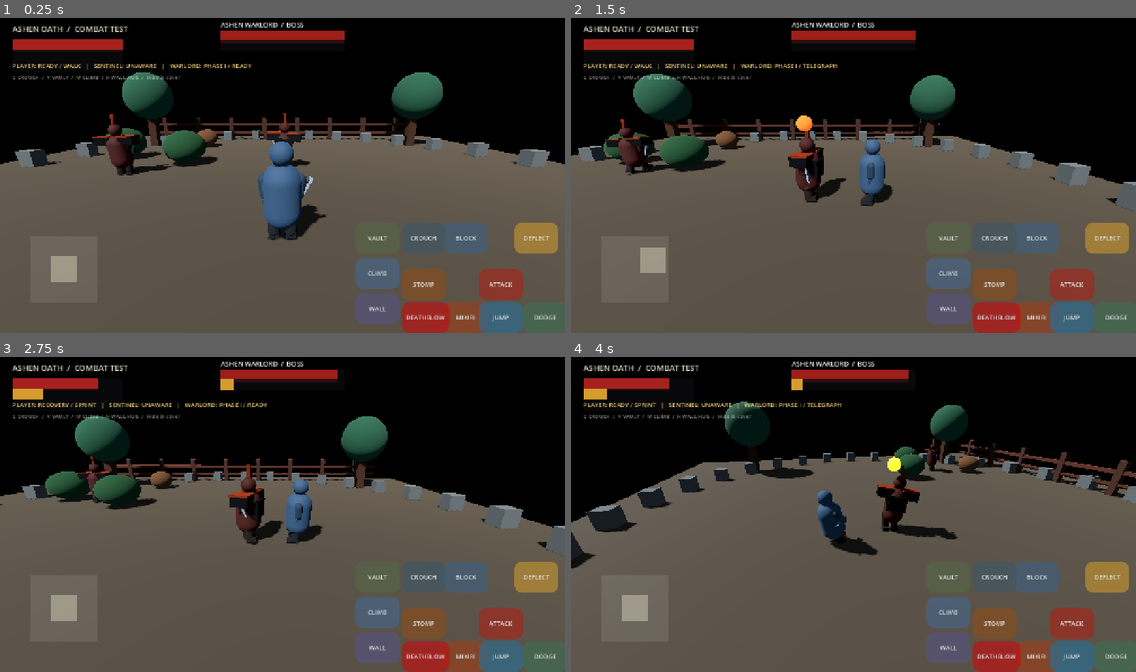
Above: before the commit, frames 1-4 (two rows, left to right).
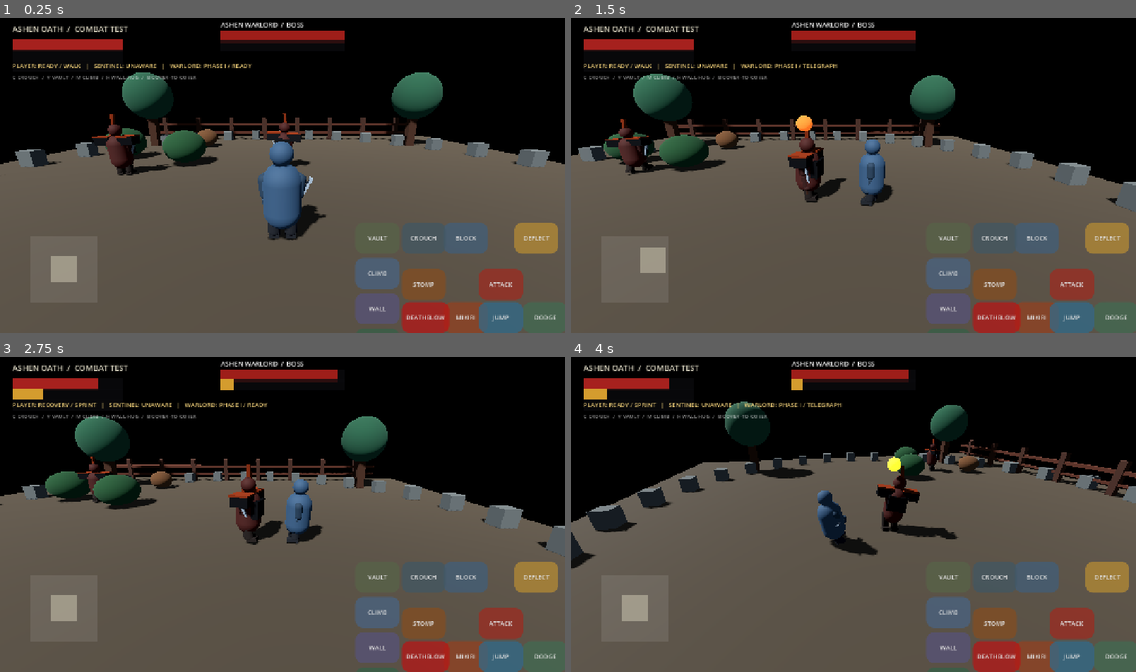
Above: after the commit, the same moments.

Repository: zahaopang-ship-it/Ashen-Oath-Godot
Game: Godot game, scene res://scenes/main.tscn
Two runs of this game, one before a commit and one after it. Both use one fixed random seed, a clock stepped at 60 frames per second and the inputs below. Sound files missing from this copy of the repository are replaced by a short silence.
Inputs (mouse positions are in pixels of both pictures, inside the frame that each line leads up to):
- Up to frame 1 (0.25 s): no input
- Up to frame 2 (1.5 s): tap Enter at 0.5 s; move the mouse to (977, 159) at 0.52 s; hold D 0.53-1.25 s; tap B at 0.6 s; click (977, 159) at 0.67 s; tap Space at 0.77 s; drag from (740, 191) to (825, 238) at 1.27 s
- Up to frame 3 (2.75 s): move the mouse to (339, 442) at 2.02 s; hold D from 2.03 s (still down); tap J at 2.1 s; tap B at 2.3 s
- Up to frame 4 (4 s): release D at 2.75 s; drag from (825, 577) to (684, 464) at 2.77 s; move the mouse to (1023, 561) at 3.52 s; hold A from 3.53 s (still down); tap L at 3.6 s; tap Space at 3.77 s; tap B at 3.8 s

The runs differ from the first frame. In frame 1, 0.1% of the frame differs, in the area x 26-71%, y 18-100%; in frame 2, 0.1%; in frame 3, 0.1%; in frame 4, 0.1%.

Commit message:
Add cover-to-cover stealth traversal

Diff:
--- a/project/scripts/fighter.gd
+++ b/project/scripts/fighter.gd
@@ -80,6 +80,10 @@
 var _vault_height := 0.82
 var _traversal_kind := "vault"
 var is_wall_hugging := false
+var is_cover_transferring := false
+var _cover_transfer_target: Node3D
+var _cover_transfer_detour := Vector3.ZERO
+var _cover_transfer_detouring := false
 var _wall_hug_normal := Vector3.ZERO
 var _wall_hug_side := 0.0
 var _search_scan_time := 0.0
@@ -447,6 +451,17 @@
 		left_arm_pose.z += 0.08
 		right_arm_pose.z -= 0.08
 		weapon_pose.x += 0.12
+	if is_wall_hugging:
+		var wall_side := -1.0 if _wall_hug_side < 0.0 else 1.0
+		body_pose.z += wall_side * 0.16
+		body_pose.x += 0.08
+		left_arm_pose.x -= 0.12
+		right_arm_pose.x -= 0.20
+		left_arm_pose.z -= wall_side * 0.10
+		right_arm_pose.z += wall_side * 0.10
+		weapon_pose.z += wall_side * 0.12
+		left_leg_pose += 0.06 * wall_side
+		right_leg_pose -= 0.06 * wall_side
 	if is_vaulting:
 		var vault_progress := clampf(_vault_elapsed / maxf(0.01, _vault_duration), 0.0, 1.0)
 		var tuck := sin(vault_progress * PI)
@@ -513,6 +528,40 @@
 		velocity.z = move_toward(velocity.z, 0.0, movement_braking * delta)
 		return
 	var move_dir := _get_player_move_direction()
+	if is_cover_transferring:
+		if not is_instance_valid(_cover_transfer_target):
+			is_cover_transferring = false
+		else:
+			var transfer_goal: Vector3 = _cover_transfer_detour if _cover_transfer_detouring else _cover_transfer_target.global_position
+			var transfer_offset := transfer_goal - global_position
+			transfer_offset.y = 0.0
+			if transfer_offset.length() <= (0.38 if _cover_transfer_detouring else 0.52):
+				if _cover_transfer_detouring:
+					_cover_transfer_detouring = false
+					_cover_transfer_detour = Vector3.ZERO
+				else:
+					is_cover_transferring = false
+					_cover_transfer_target = null
+					velocity.x = 0.0
+					velocity.z = 0.0
+			else:
+				move_dir = transfer_offset.normalized()
+				var probe_motion := move_dir * minf(0.22, transfer_offset.length())
+				if test_move(global_transform, probe_motion):
+					if not _cover_transfer_detouring:
+						var side := Vector3(-move_dir.z, 0.0, move_dir.x)
+						if test_move(global_transform, side * 0.45):
+							side = -side
+						if test_move(global_transform, side * 0.45):
+							_cancel_cover_transfer()
+						else:
+							_cover_transfer_detour = global_position + side * 1.9
+							_cover_transfer_detour.y = global_position.y
+							_cover_transfer_detouring = true
+							move_dir = side
+					else:
+						_cancel_cover_transfer()
+						move_dir = Vector3.ZERO
 	if is_wall_hugging:
 		var wall_query := PhysicsRayQueryParameters3D.create(global_position + Vector3.UP * 1.0, global_position + Vector3.UP * 1.0 - _wall_hug_normal * 0.95)
 		wall_query.exclude = [get_rid()]
@@ -682,6 +731,40 @@
 	_wall_hug_normal = next_normal
 	return true
 
+func _cancel_cover_transfer() -> void:
+	is_cover_transferring = false
+	_cover_transfer_target = null
+	_cover_transfer_detouring = false
+	_cover_transfer_detour = Vector3.ZERO
+
+func begin_cover_transfer(max_distance: float = 7.0) -> bool:
+	if not is_player or is_dead or state != CombatState.FREE or is_vaulting or is_wall_hugging or is_cover_transferring:
+		return false
+	if not is_crouching:
+		return false
+	var nearest: Area3D
+	var nearest_distance := max_distance
+	for candidate in get_tree().get_nodes_in_group("stealth_cover_zones"):
+		if not is_instance_valid(candidate):
+			continue
+		var point: Vector3 = candidate.global_position
+		var offset := point - global_position
+		offset.y = 0.0
+		var distance := offset.length()
+		if distance < 1.8 or distance >= nearest_distance:
+			continue
+		nearest = candidate
+		nearest_distance = distance
+	if not is_instance_valid(nearest):
+		return false
+	_cover_transfer_target = nearest
+	_cover_transfer_detouring = false
+	_cover_transfer_detour = Vector3.ZERO
+	is_cover_transferring = true
+	sprint_requested = false
+	is_sprinting = false
+	return true
+
 func toggle_wall_hug() -> bool:
 	if not is_player or is_dead or is_vaulting or state != CombatState.FREE:
 		return false
@@ -804,6 +887,8 @@
 func set_crouching(enabled: bool) -> void:
 	if not is_player or is_dead or state != CombatState.FREE:
 		return
+	if not enabled and is_cover_transferring:
+		_cancel_cover_transfer()
 	is_crouching = enabled
 	if is_instance_valid(body_collision) and body_collision.shape is CapsuleShape3D:
 		var capsule := body_collision.shape as CapsuleShape3D
--- a/project/scripts/main.gd
+++ b/project/scripts/main.gd
@@ -494,6 +494,7 @@
 			KEY_V: player.try_vault()
 			KEY_M: player.try_mantle()
 			KEY_H: player.toggle_wall_hug()
+			KEY_B: player.begin_cover_transfer()
 			KEY_KP_1: player.end_deflect()
 			KEY_KP_2: player.end_block()
 	if event is InputEventKey and not event.pressed:
--- a/project/scripts/touch_hud.gd
+++ b/project/scripts/touch_hud.gd
@@ -74,8 +74,9 @@
 	_register_action("VAULT", Vector2(-475, -250), "vault", Color(0.34, 0.39, 0.28))
 	_register_action("CLIMB", Vector2(-475, -170), "climb", Color(0.28, 0.39, 0.52))
 	_register_action("WALL", Vector2(-475, -90), "wall", Color(0.34, 0.32, 0.48))
+	_register_action("COVER", Vector2(-475, -10), "cover", Color(0.20, 0.38, 0.28))
 	var hint := Label.new()
-	hint.text = "C CROUCH  /  V VAULT  /  M CLIMB  /  H WALL-HUG  /  Hide in cover"
+	hint.text = "C CROUCH  /  V VAULT  /  M CLIMB  /  H WALL-HUG  /  B COVER-TO-COVER"
 	hint.position = Vector2(28, 132)
 	hint.add_theme_font_size_override("font_size", 12)
 	hint.add_theme_color_override("font_color", Color(1, 1, 1, 0.55))
@@ -173,6 +174,7 @@
 		"vault": game.player.try_vault()
 		"climb": game.player.try_mantle()
 		"wall": game.player.toggle_wall_hug()
+		"cover": game.player.begin_cover_transfer()
 
 func _action_up(action: String) -> void:
 	match action:
@@ -195,7 +197,7 @@
 	posture_bar.value = game.player.get_posture_ratio() * 100.0
 	enemy_vitality.value = game.enemy.get_vitality_ratio() * 100.0
 	enemy_posture.value = game.enemy.get_posture_ratio() * 100.0
-	var movement_label := "SPRINT" if game.player.is_sprinting else "WALK"
+	var movement_label := "COVER MOVE" if game.player.is_cover_transferring else ("SPRINT" if game.player.is_sprinting else "WALK")
 	var execution_prompt := "  /  DEATHBLOW READY" if game.enemy.state == 4 and not game.enemy.is_dead else ""
 	var phase_text := "PHASE II" if game.enemy.boss_phase == 2 else "PHASE I"
 	var awareness_text: String = ["UNAWARE", "SUSPICIOUS", "SEARCHING", "ALERTED"][game.guard.awareness_state]
--- a/project/tests/stealth_world_test.gd
+++ b/project/tests/stealth_world_test.gd
@@ -47,6 +47,24 @@
 	await physics_frame
 	_check(not player.is_in_cover, "leaving cover zone restores normal visibility")
 	player.global_position = Vector3(0.0, 0.0, 4.0)
+	player.global_position = get_nodes_in_group("stealth_cover_zones")[1].global_position
+	player.set_crouching(false)
+	_check(not player.begin_cover_transfer(), "cover transfer requires crouching")
+	player.set_crouching(true)
+	var transfer_start := player.global_position
+	_check(player.begin_cover_transfer(), "crouched player selects a nearby cover destination")
+	_check(player.is_cover_transferring and is_instance_valid(player._cover_transfer_target), "cover transfer stores a valid destination")
+	for i in range(240):
+		await physics_frame
+		if not player.is_cover_transferring:
+			break
+	_check(not player.is_cover_transferring and player.is_crouching, "cover transfer completes while crouched")
+	_check(player.global_position.distance_to(transfer_start) > 1.5, "cover transfer uses physical movement")
+	_check(player.is_in_cover, "cover transfer arrives inside a registered concealment zone")
+	player.set_crouching(false)
+	player.global_position = Vector3(0.0, 0.0, 4.0)
+	player.velocity = Vector3.ZERO
+	player.input_move = Vector2.ZERO
 	player.rotation.y = 0.0
 	await physics_frame
 	await physics_frame
@@ -110,6 +128,22 @@
 	for i in range(18):
 		await physics_frame
 	_check(absf(player.global_position.x - hug_start.x) > 0.08, "wall-hug allows lateral movement along the wall")
+	var upper_pose := Node3D.new()
+	var weapon_pose := Node3D.new()
+	var left_leg_pose := Node3D.new()
+	var right_leg_pose := Node3D.new()
+	var left_arm_pose := Node3D.new()
+	var right_arm_pose := Node3D.new()
+	player.add_child(upper_pose)
+	player.add_child(weapon_pose)
+	player.add_child(left_leg_pose)
+	player.add_child(right_leg_pose)
+	player.add_child(left_arm_pose)
+	player.add_child(right_arm_pose)
+	player.set_animation_rig(upper_pose, weapon_pose, left_leg_pose, right_leg_pose, left_arm_pose, right_arm_pose)
+	player._update_combat_animation(0.2)
+	_check(absf(upper_pose.rotation.z) > 0.08, "wall-hug animation leans the torso toward the wall")
+	_check(right_arm_pose.rotation.x < -0.1, "wall-hug animation tucks the weapon arm close to the body")
 	_check(player.toggle_wall_hug() and not player.is_wall_hugging, "wall-hug can be exited on demand")
 	var corner_wall := StaticBody3D.new()
 	corner_wall.position = player.global_position + Vector3(0.5, 0.0, 0.0)
@@ -124,8 +158,19 @@
 	player._wall_hug_normal = Vector3(0.0, 0.0, 1.0)
 	_check(player._try_wall_corner_transition(Vector3.RIGHT), "wall-hug detects an adjacent perpendicular wall at a corner")
 	_check(absf(player._wall_hug_normal.x) > 0.9, "wall-hug updates its normal to follow the new wall plane")
+	player.global_position = zone.global_position
+	player.set_crouching(true)
+	guard.global_position = player.global_position + Vector3(0.0, 0.0, 1.45)
+	guard.rotation.y = 0.0
+	guard.awareness_state = guard.AwarenessState.IDLE
+	guard.suspicion = 0.0
+	guard.lost_sight_timer = 0.0
+	_check(guard._has_clear_line_of_sight(player), "guard can see a crouched player exposed at the edge of cover")
+	for i in range(90):
+		guard._update_awareness(0.1)
+	_check(guard.awareness_state == guard.AwarenessState.ALERTED, "guard escalates when its cover inspection gains direct sight of the player")
 	if failures.is_empty():
-		print("Stealth world tests: 24/24 passed")
+		print("Stealth world tests: 34/34 passed")
 	else:
-		printerr("Stealth world tests: ", 24 - failures.size(), "/24 passed")
+		printerr("Stealth world tests: ", 34 - failures.size(), "/34 passed")
 	quit(0 if failures.is_empty() else 1)
Not shown, changed: DEVELOPMENT_PLAN.md
